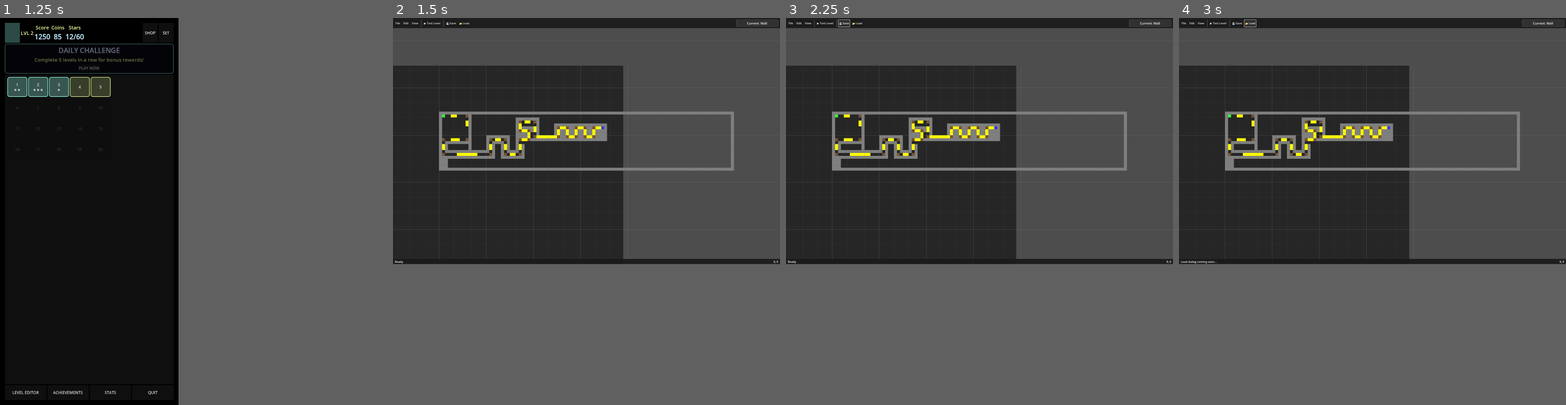
Above: before the commit, frames 1-4 (left to right).
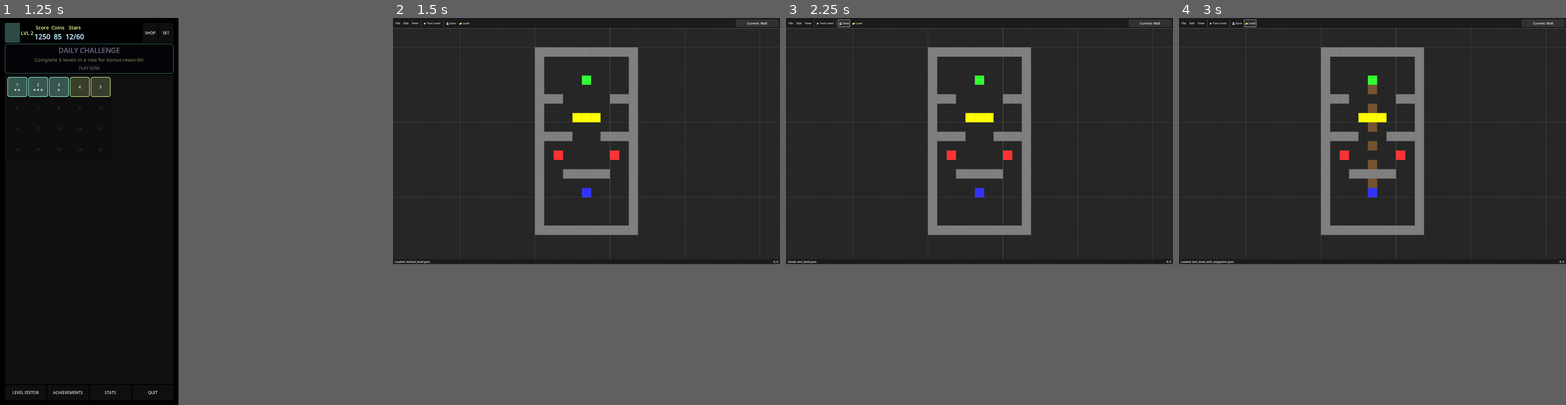
Above: after the commit, the same moments.

Repository: rubiconRiver/tomb-of-the-mask-clone
Game: Godot game, scene res://scenes/TestStart.tscn
Two runs of this game, one before a commit and one after it. Both use one fixed random seed, a clock stepped at 60 frames per second and the inputs below.
Inputs (mouse positions are in pixels of both pictures, inside the frame that each line leads up to):
- Up to frame 1 (1.25 s): tap Enter at 0.5 s; move the mouse to (127, 192) at 0.52 s; hold Right from 0.53 s (still down); hold M from 0.53 s (still down); click (127, 192) at 0.67 s
- Up to frame 2 (1.5 s): release Right at 1.25 s; release M at 1.25 s; click "LEVEL EDITOR" at 1.25 s
- Up to frame 3 (2.25 s): click "💾 Save" at 2 s
- Up to frame 4 (3 s): click "📁 Load" at 2.75 s

Frame 1 is identical in both runs. In frame 2, 34% of the frame differs, in the area x 0-100%, y 2-64%; in frame 3, 34%; in frame 4, 35%.

Commit message:
level editor saving json

Diff:
--- /dev/null
+++ b/levels/custom/test_level.json
@@ -0,0 +1,312 @@
+{
+	"metadata": {
+		"author": "Level Editor",
+		"created": "2025-07-22T20:41:55",
+		"height": 20.0,
+		"name": "Untitled",
+		"version": 1,
+		"width": 11.0
+	},
+	"settings": {
+		"beats_per_minute": 120,
+		"cells_per_beat": 8
+	},
+	"tiles": [
+		[
+			"#",
+			"#",
+			"#",
+			"#",
+			"#",
+			"#",
+			"#",
+			"#",
+			"#",
+			"#",
+			"#"
+		],
+		[
+			"#",
+			".",
+			".",
+			".",
+			".",
+			".",
+			".",
+			".",
+			".",
+			".",
+			"#"
+		],
+		[
+			"#",
+			".",
+			".",
+			".",
+			".",
+			".",
+			".",
+			".",
+			".",
+			".",
+			"#"
+		],
+		[
+			"#",
+			".",
+			".",
+			".",
+			".",
+			"P",
+			".",
+			".",
+			".",
+			".",
+			"#"
+		],
+		[
+			"#",
+			".",
+			".",
+			".",
+			".",
+			"a",
+			".",
+			".",
+			".",
+			".",
+			"#"
+		],
+		[
+			"#",
+			"#",
+			"#",
+			".",
+			".",
+			".",
+			".",
+			".",
+			"#",
+			"#",
+			"#"
+		],
+		[
+			"#",
+			".",
+			".",
+			".",
+			".",
+			"b",
+			".",
+			".",
+			".",
+			".",
+			"#"
+		],
+		[
+			"#",
+			".",
+			".",
+			".",
+			"C",
+			"C",
+			"C",
+			".",
+			".",
+			".",
+			"#"
+		],
+		[
+			"#",
+			".",
+			".",
+			".",
+			".",
+			"c",
+			".",
+			".",
+			".",
+			".",
+			"#"
+		],
+		[
+			"#",
+			"#",
+			"#",
+			"#",
+			".",
+			".",
+			".",
+			"#",
+			"#",
+			"#",
+			"#"
+		],
+		[
+			"#",
+			".",
+			".",
+			".",
+			".",
+			"d",
+			".",
+			".",
+			".",
+			".",
+			"#"
+		],
+		[
+			"#",
+			".",
+			"S",
+			".",
+			".",
+			".",
+			".",
+			".",
+			"S",
+			".",
+			"#"
+		],
+		[
+			"#",
+			".",
+			".",
+			".",
+			".",
+			"e",
+			".",
+			".",
+			".",
+			".",
+			"#"
+		],
+		[
+			"#",
+			".",
+			".",
+			"#",
+			"#",
+			"#",
+			"#",
+			"#",
+			".",
+			".",
+			"#"
+		],
+		[
+			"#",
+			".",
+			".",
+			".",
+			".",
+			"f",
+			".",
+			".",
+			".",
+			".",
+			"#"
+		],
+		[
+			"#",
+			".",
+			".",
+			".",
+			".",
+			"G",
+			".",
+			".",
+			".",
+			".",
+			"#"
+		],
+		[
+			"#",
+			".",
+			".",
+			".",
+			".",
+			".",
+			".",
+			".",
+			".",
+			".",
+			"#"
+		],
+		[
+			"#",
+			".",
+			".",
+			".",
+			".",
+			".",
+			".",
+			".",
+			".",
+			".",
+			"#"
+		],
+		[
+			"#",
+			".",
+			".",
+			".",
+			".",
+			".",
+			".",
+			".",
+			".",
+			".",
+			"#"
+		],
+		[
+			"#",
+			"#",
+			"#",
+			"#",
+			"#",
+			"#",
+			"#",
+			"#",
+			"#",
+			"#",
+			"#"
+		]
+	],
+	"waypoints": {
+		"order": [
+			[
+				5,
+				4
+			],
+			[
+				5,
+				6
+			],
+			[
+				5,
+				8
+			],
+			[
+				5,
+				10
+			],
+			[
+				5,
+				12
+			],
+			[
+				5,
+				14
+			]
+		],
+		"positions": {
+			"5,10": "d",
+			"5,12": "e",
+			"5,14": "f",
+			"5,4": "a",
+			"5,6": "b",
+			"5,8": "c"
+		}
+	}
+}
--- /dev/null
+++ b/levels/default_level.json
@@ -0,0 +1,40 @@
+{
+  "metadata": {
+    "name": "Default Level",
+    "author": "Level Editor",
+    "created": "2025-01-23",
+    "version": 1,
+    "width": 11,
+    "height": 20
+  },
+  "tiles": [
+    ["#", "#", "#", "#", "#", "#", "#", "#", "#", "#", "#"],
+    ["#", ".", ".", ".", ".", ".", ".", ".", ".", ".", "#"],
+    ["#", ".", ".", ".", ".", ".", ".", ".", ".", ".", "#"],
+    ["#", ".", ".", ".", ".", "P", ".", ".", ".", ".", "#"],
+    ["#", ".", ".", ".", ".", ".", ".", ".", ".", ".", "#"],
+    ["#", "#", "#", ".", ".", ".", ".", ".", "#", "#", "#"],
+    ["#", ".", ".", ".", ".", ".", ".", ".", ".", ".", "#"],
+    ["#", ".", ".", ".", "C", "C", "C", ".", ".", ".", "#"],
+    ["#", ".", ".", ".", ".", ".", ".", ".", ".", ".", "#"],
+    ["#", "#", "#", "#", ".", ".", ".", "#", "#", "#", "#"],
+    ["#", ".", ".", ".", ".", ".", ".", ".", ".", ".", "#"],
+    ["#", ".", "S", ".", ".", ".", ".", ".", "S", ".", "#"],
+    ["#", ".", ".", ".", ".", ".", ".", ".", ".", ".", "#"],
+    ["#", ".", ".", "#", "#", "#", "#", "#", ".", ".", "#"],
+    ["#", ".", ".", ".", ".", ".", ".", ".", ".", ".", "#"],
+    ["#", ".", ".", ".", ".", "G", ".", ".", ".", ".", "#"],
+    ["#", ".", ".", ".", ".", ".", ".", ".", ".", ".", "#"],
+    ["#", ".", ".", ".", ".", ".", ".", ".", ".", ".", "#"],
+    ["#", ".", ".", ".", ".", ".", ".", ".", ".", ".", "#"],
+    ["#", "#", "#", "#", "#", "#", "#", "#", "#", "#", "#"]
+  ],
+  "waypoints": {
+    "order": [],
+    "positions": {}
+  },
+  "settings": {
+    "beats_per_minute": 120,
+    "cells_per_beat": 8
+  }
+}
--- /dev/null
+++ b/levels/test_level_with_waypoints.json
@@ -0,0 +1,47 @@
+{
+  "metadata": {
+    "name": "Test Level with Waypoints",
+    "author": "Level Editor",
+    "created": "2025-01-23",
+    "version": 1,
+    "width": 11,
+    "height": 20
+  },
+  "tiles": [
+    ["#", "#", "#", "#", "#", "#", "#", "#", "#", "#", "#"],
+    ["#", ".", ".", ".", ".", ".", ".", ".", ".", ".", "#"],
+    ["#", ".", ".", ".", ".", ".", ".", ".", ".", ".", "#"],
+    ["#", ".", ".", ".", ".", "P", ".", ".", ".", ".", "#"],
+    ["#", ".", ".", ".", ".", "a", ".", ".", ".", ".", "#"],
+    ["#", "#", "#", ".", ".", ".", ".", ".", "#", "#", "#"],
+    ["#", ".", ".", ".", ".", "b", ".", ".", ".", ".", "#"],
+    ["#", ".", ".", ".", "C", "C", "C", ".", ".", ".", "#"],
+    ["#", ".", ".", ".", ".", "c", ".", ".", ".", ".", "#"],
+    ["#", "#", "#", "#", ".", ".", ".", "#", "#", "#", "#"],
+    ["#", ".", ".", ".", ".", "d", ".", ".", ".", ".", "#"],
+    ["#", ".", "S", ".", ".", ".", ".", ".", "S", ".", "#"],
+    ["#", ".", ".", ".", ".", "e", ".", ".", ".", ".", "#"],
+    ["#", ".", ".", "#", "#", "#", "#", "#", ".", ".", "#"],
+    ["#", ".", ".", ".", ".", "f", ".", ".", ".", ".", "#"],
+    ["#", ".", ".", ".", ".", "G", ".", ".", ".", ".", "#"],
+    ["#", ".", ".", ".", ".", ".", ".", ".", ".", ".", "#"],
+    ["#", ".", ".", ".", ".", ".", ".", ".", ".", ".", "#"],
+    ["#", ".", ".", ".", ".", ".", ".", ".", ".", ".", "#"],
+    ["#", "#", "#", "#", "#", "#", "#", "#", "#", "#", "#"]
+  ],
+  "waypoints": {
+    "order": [[5, 4], [5, 6], [5, 8], [5, 10], [5, 12], [5, 14]],
+    "positions": {
+      "5,4": "a",
+      "5,6": "b",
+      "5,8": "c",
+      "5,10": "d",
+      "5,12": "e",
+      "5,14": "f"
+    }
+  },
+  "settings": {
+    "beats_per_minute": 120,
+    "cells_per_beat": 8
+  }
+}
--- a/scripts/tools/LevelEditor.gd
+++ b/scripts/tools/LevelEditor.gd
@@ -599,57 +599,98 @@
 		current_distance += dash_length
 		draw_dash = not draw_dash
 
-func load_test_notes():
-	print("Loading test notes level...")
-	# Get the test notes template
-	var template = LevelTemplates.get_test_notes()
-
-	# Update level dimensions
-	level_height = template.size()
-	if level_height > 0:
-		level_width = template[0].length()
-
-	# Clear existing tiles
+func load_level_from_json(path: String):
+	print("Loading level from: ", path)
+	var file = FileAccess.open(path, FileAccess.READ)
+	if not file:
+		print("ERROR: Could not open file: ", path)
+		return false
+
+	var json_text = file.get_as_text()
+	file.close()
+
+	var json = JSON.new()
+	var parse_result = json.parse(json_text)
+	if parse_result != OK:
+		print("ERROR: Failed to parse JSON: ", json.get_error_message())
+		return false
+
+	var data = json.data
+
+	# Load metadata
+	if data.has("metadata"):
+		var meta = data.metadata
+		level_width = meta.get("width", 11)
+		level_height = meta.get("height", 20)
+		print("Level: ", meta.get("name", "Unnamed"), " (", level_width, "x", level_height, ")")
+
+	# Clear existing level
 	tilemap.clear()
-
-	# Clear waypoints
 	waypoints.clear()
 	waypoint_order.clear()
 	next_waypoint_letter = 'a'
 
-	# Populate tilemap from template
-	for y in range(level_height):
-		var row = template[y]
-		for x in range(row.length()):
-			var cell = row[x]
-			match cell:
-				'#':
-					tilemap.set_cell(0, Vector2i(x, y), 0, Vector2i(TileType.WALL, 0))
-				'C':
-					tilemap.set_cell(0, Vector2i(x, y), 0, Vector2i(TileType.COIN, 0))
-				'S':
-					tilemap.set_cell(0, Vector2i(x, y), 0, Vector2i(TileType.SPIKE, 0))
-				'P':
-					tilemap.set_cell(0, Vector2i(x, y), 0, Vector2i(TileType.PLAYER_SPAWN, 0))
-				'G':
-					tilemap.set_cell(0, Vector2i(x, y), 0, Vector2i(TileType.GOAL, 0))
-				'.':
-					tilemap.set_cell(0, Vector2i(x, y), -1)  # Empty
-				_:
-					# Check if it's a lowercase letter (waypoint)
-					if cell >= 'a' and cell <= 'z':
-						add_waypoint(Vector2i(x, y))
-						tilemap.set_cell(0, Vector2i(x, y), 0, Vector2i(TileType.WAYPOINT, 0))
-					else:
-						tilemap.set_cell(0, Vector2i(x, y), -1)  # Default to empty
-
-	# Recalculate camera zoom and position for new level size
+	# Load tiles
+	if data.has("tiles"):
+		var tiles = data.tiles
+		for y in range(min(tiles.size(), level_height)):
+			var row = tiles[y]
+			for x in range(min(row.size(), level_width)):
+				var cell = row[x]
+				match cell:
+					'#':
+						tilemap.set_cell(0, Vector2i(x, y), 0, Vector2i(TileType.WALL, 0))
+					'C':
+						tilemap.set_cell(0, Vector2i(x, y), 0, Vector2i(TileType.COIN, 0))
+					'S':
+						tilemap.set_cell(0, Vector2i(x, y), 0, Vector2i(TileType.SPIKE, 0))
+					'P':
+						tilemap.set_cell(0, Vector2i(x, y), 0, Vector2i(TileType.PLAYER_SPAWN, 0))
+					'G':
+						tilemap.set_cell(0, Vector2i(x, y), 0, Vector2i(TileType.GOAL, 0))
+					'.':
+						tilemap.set_cell(0, Vector2i(x, y), -1)  # Empty
+					_:
+						# Check if it's a lowercase letter (waypoint)
+						if typeof(cell) == TYPE_STRING and cell.length() == 1:
+							var char_code = cell.unicode_at(0)
+							if char_code >= 'a'.unicode_at(0) and char_code <= 'z'.unicode_at(0):
+								# It's a waypoint
+								var pos = Vector2i(x, y)
+								waypoints[pos] = cell
+								waypoint_order.append(pos)
+								tilemap.set_cell(0, pos, 0, Vector2i(TileType.WAYPOINT, 0))
+								# Update next letter
+								if char_code >= next_waypoint_letter.unicode_at(0):
+									next_waypoint_letter = char(char_code + 1)
+									if next_waypoint_letter.unicode_at(0) > 'z'.unicode_at(0):
+										next_waypoint_letter = 'z'
+
+	# Load waypoint data if available (for proper ordering)
+	if data.has("waypoints") and data.waypoints.has("order"):
+		var wp_data = data.waypoints
+		waypoint_order.clear()
+		for pos_array in wp_data.order:
+			if pos_array.size() >= 2:
+				var pos = Vector2i(pos_array[0], pos_array[1])
+				if pos in waypoints:
+					waypoint_order.append(pos)
+
+	# Update camera and redraw
 	update_camera_for_level_size()
-
-	# Redraw to show grid
 	queue_redraw()
 	if grid_node:
 		grid_node.queue_redraw()
+
+	update_current_tile_display()
+	if status_label:
+		status_label.text = "Loaded: " + path.get_file()
+
+	return true
+
+func load_test_notes():
+	print("Loading default level from JSON...")
+	load_level_from_json("res://levels/default_level.json")
 
 func load_big_level():
 	print("Loading big level...")
@@ -727,11 +768,31 @@
 
 func save_level():
 	print("Saving level...")
-	var level_template = []
-
-	# Convert tilemap to template format
+
+	# Build the level data structure
+	var level_data = {
+		"metadata": {
+			"name": current_filename.get_basename() if current_filename != "" else "Untitled",
+			"author": "Level Editor",
+			"created": Time.get_datetime_string_from_system(),
+			"version": 1,
+			"width": level_width,
+			"height": level_height
+		},
+		"tiles": [],
+		"waypoints": {
+			"order": [],
+			"positions": {}
+		},
+		"settings": {
+			"beats_per_minute": 120,
+			"cells_per_beat": CELLS_PER_BEAT
+		}
+	}
+
+	# Convert tilemap to JSON format
 	for y in range(level_height):
-		var row = ""
+		var row = []
 		for x in range(level_width):
 			var grid_pos = Vector2i(x, y)
 			var cell_char = "."
@@ -758,57 +819,39 @@
 							# This shouldn't happen since we check waypoints first
 							cell_char = "."
 
-			row += cell_char
-		level_template.append(row)
-
-	# Get current timestamp
-	var datetime = Time.get_datetime_dict_from_system()
-	var timestamp = "%04d-%02d-%02d %02d:%02d:%02d" % [
-		datetime.year, datetime.month, datetime.day,
-		datetime.hour, datetime.minute, datetime.second
-	]
-
-	# Append to test levels file
-	var file = FileAccess.open("res://levels/test_levels.txt", FileAccess.WRITE_READ)
-	if not file:
-		# Create file if it doesn't exist
-		file = FileAccess.open("res://levels/test_levels.txt", FileAccess.WRITE)
-	else:
-		# Move to end of file
-		file.seek_end()
-
+			row.append(cell_char)
+		level_data.tiles.append(row)
+
+	# Add waypoint data
+	for pos in waypoint_order:
+		level_data.waypoints.order.append([pos.x, pos.y])
+		level_data.waypoints.positions[str(pos.x) + "," + str(pos.y)] = waypoints[pos]
+
+	# Save to JSON file
+	var json = JSON.new()
+	var json_string = json.stringify(level_data, "\t")
+
+	# For now, just save to a fixed file
+	var file_path = "res://levels/custom/test_level.json"
+	var file = FileAccess.open(file_path, FileAccess.WRITE)
 	if file:
-		# Write header comment
-		file.store_line("")
-		file.store_line("# Level created: " + timestamp)
-		file.store_line("# Size: %dx%d" % [level_width, level_height])
-		file.store_line("# Description: [Add description here]")
-		if waypoint_order.size() > 0:
-			var path_str = ""
-			for pos in waypoint_order:
-				path_str += waypoints[pos] + " "
-			file.store_line("# Perfect path: " + path_str.strip_edges())
-		file.store_line("")
-
-		# Write level data
-		for row in level_template:
-			file.store_line(row)
-
+		file.store_string(json_string)
 		file.close()
-		print("Level appended to res://levels/test_levels.txt")
-		print("Timestamp: " + timestamp)
-
-		# Also print to console for easy copying
-		print("Level template (copy this to LevelTemplates.gd):")
+		print("Level saved to: ", file_path)
+		if status_label:
+			status_label.text = "Saved: " + file_path.get_file()
+
+		# Also print a summary
+		print("Level: ", level_width, "x", level_height)
 		if waypoint_order.size() > 0:
 			var path_str = ""
 			for pos in waypoint_order:
 				path_str += waypoints[pos] + "->"
-			print("# Perfect path: ", path_str.trim_suffix("->"))
-		for i in range(level_template.size()):
-			print('		"', level_template[i], '",  # Row ', i)
+			print("Perfect path: ", path_str.trim_suffix("->"))
 	else:
-		print("Failed to save level!")
+		print("ERROR: Failed to save level!")
+		if status_label:
+			status_label.text = "Error: Failed to save"
 
 func load_into_game():
 	print("=== LOADING LEVEL INTO GAME ===")
@@ -1017,6 +1060,5 @@
 		status_label.text = "View menu coming soon..."
 
 func _on_load_button_pressed():
-	print("Load dialog - TODO")
-	if status_label:
-		status_label.text = "Load dialog coming soon..."
+	print("Loading test level with waypoints...")
+	load_level_from_json("res://levels/test_level_with_waypoints.json")
